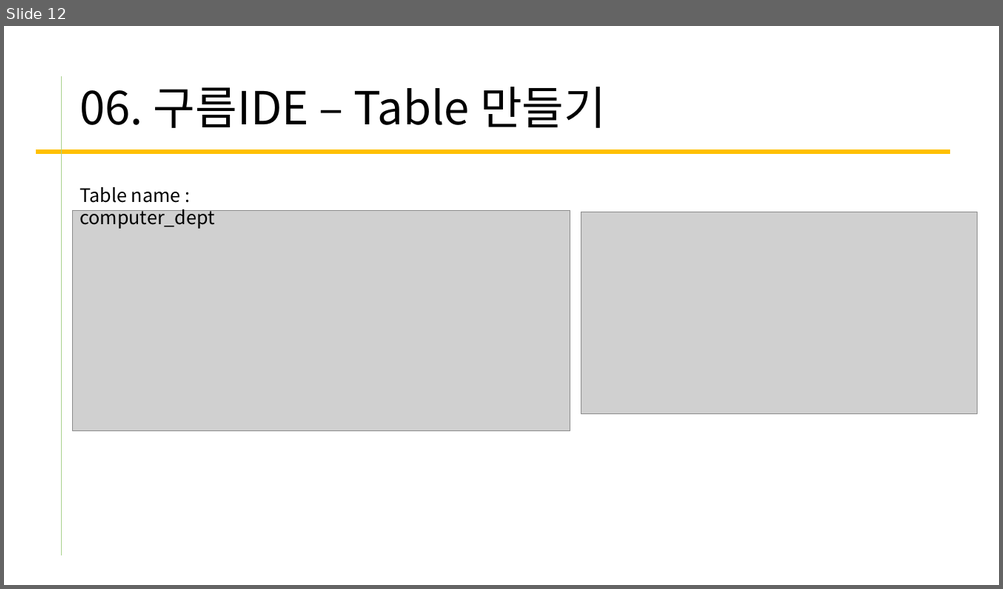
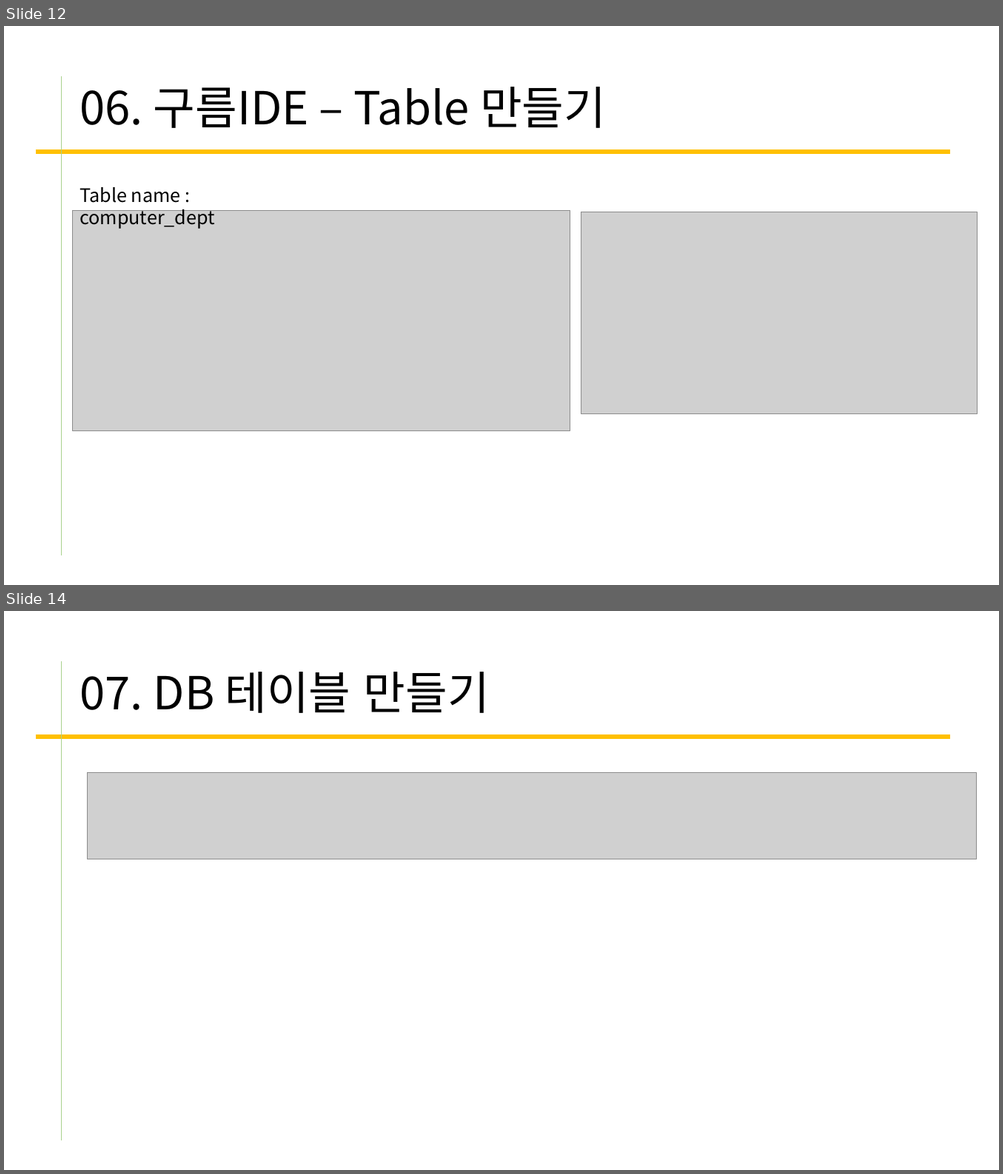
Before and after one commit to kig2929kig/db, a slide deck: 2. 데이터베이스 프로그래밍 실습1.pptx. Shown one above the other, each under a label of ours: slide 12 before the commit, slides 12 and 14 after it; the slides between them are not shown. The pictures are 1003x589 and 1003x1174 pixels, drawn with LibreOffice and Linux fonts; fonts in the diff are those of the drawing; grey boxes stand for pictures. Boxes give left, top, right and bottom in pixels: in the first picture for what was removed or moved away, otherwise in the second. Text is boxed around its words. In the diff, an @@ line names an element or a change of style, - is before the commit and + after.

```diff
--- a/2. 데이터베이스 프로그래밍 실습1.pptx
+++ b/2. 데이터베이스 프로그래밍 실습1.pptx
@@ slide 14 added at (4, 611, 999, 1170), background #FFFFFF @@
@@ line added from (62, 661) to (62, 1141), #A9D18E 1 pt @@
@@ title added at (79, 672, 489, 713), 44 pt, text #000000 @@
+07. DB 테이블 만들기
@@ line added from (35, 737) to (950, 737), #FFC000 4.5 pt @@
@@ picture added at (88, 773, 976, 860) @@
```
Also in this commit, not shown: 2 other slides added.
